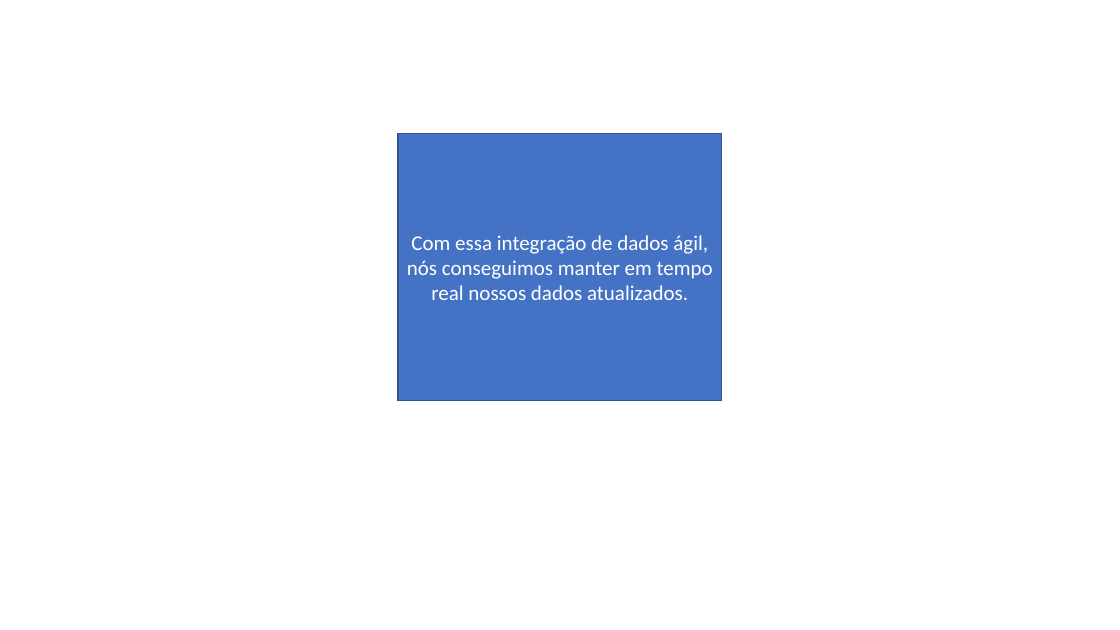
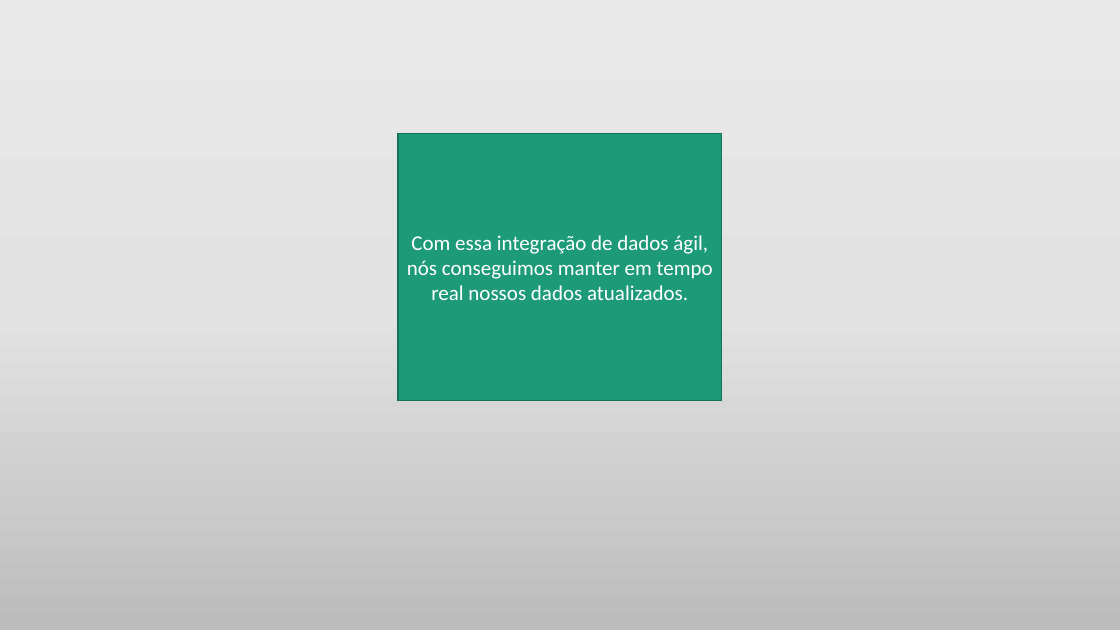
Before and after one commit to vitorsilv/Next-Streaming, a slide deck: slide 4 of Documentação/Deep dive.pptx. Drawn at 1120x630 pixels with LibreOffice and Linux fonts; fonts in the diff are those of the drawing. Boxes give left, top, right and bottom in pixels: in the first picture for what was removed or moved away, otherwise in the second. Text is boxed around its words. In the diff, an @@ line names an element or a change of style, - is before the commit and + after.

```diff
--- a/Documentação/Deep dive.pptx
+++ b/Documentação/Deep dive.pptx
@@ background #FFFFFF to gradient #EBEAEA to #E4E3E3 to #BDBCBC @@
@@ rectangle "Com essa integração de dados ..." at [398,134,723,400]: fill #4472C4 to #1D9A78; outline #325491 1 pt to #157259 1 pt @@
```
Also in this commit, not shown: 8 other slides changed, 4 slides added, 4 slides removed.
